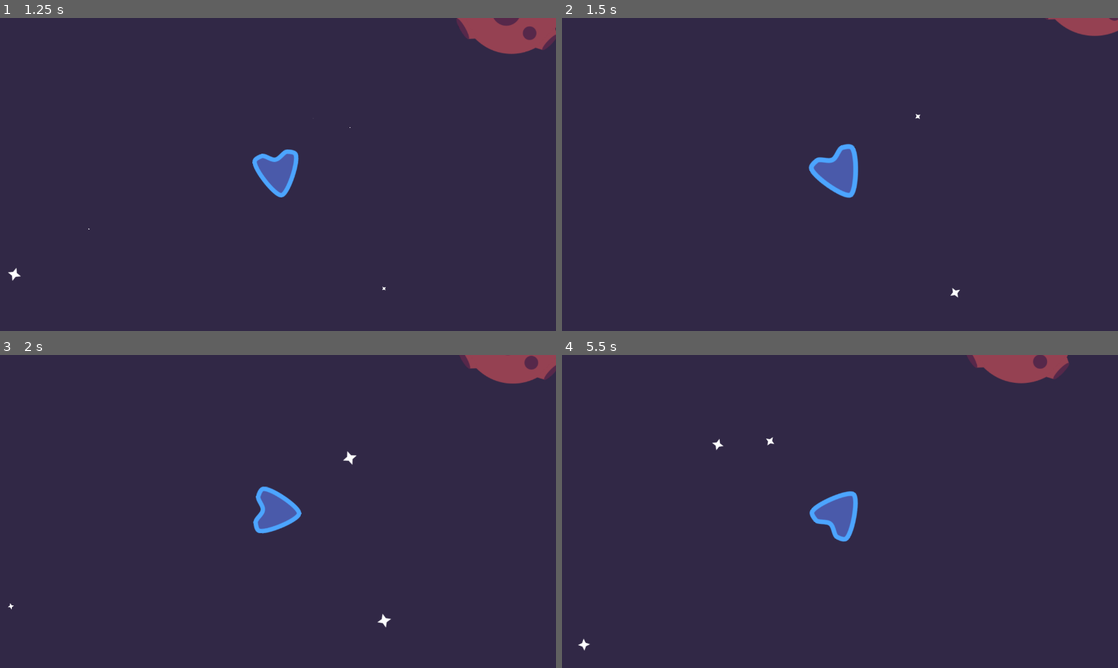
Above: before the commit, frames 1-4 (two rows, left to right).
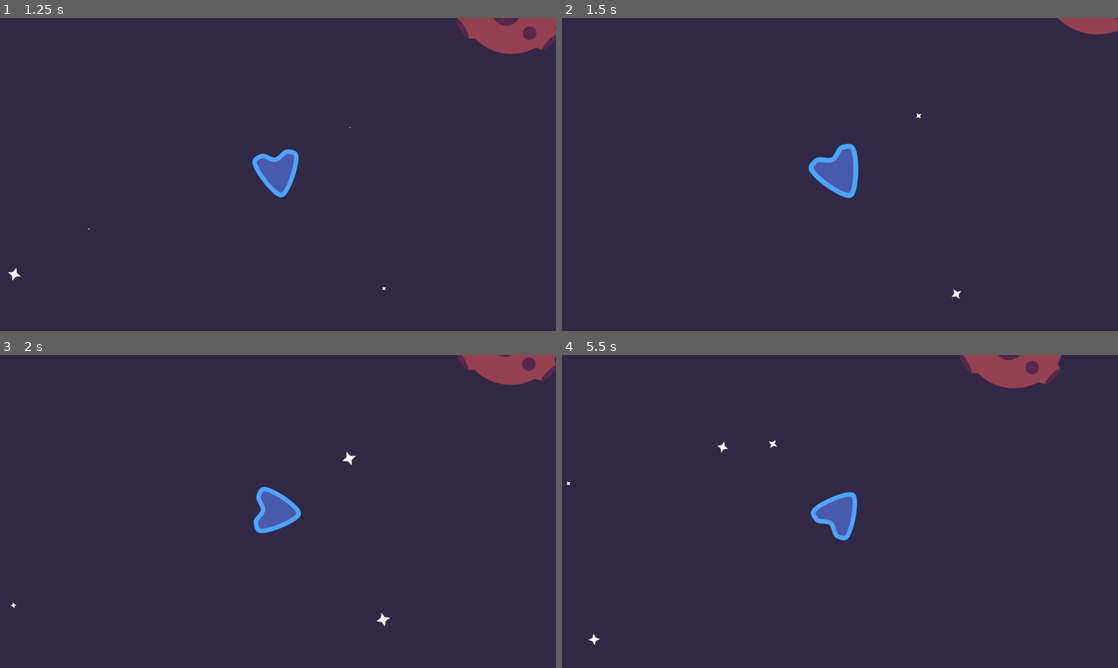
Above: after the commit, the same moments.

Repository: gdquest-demos/godot-mini-tuts-demos
Game: Godot game, scene res://ZoomingCameraDemo.tscn
Same seed, same stepped clock (60 frames per second), same inputs: the game is played once before the commit and once after it. Before the commit the project starts from res://Demo.tscn.
Inputs (mouse positions are in pixels of both pictures, inside the frame that each line leads up to):
- Up to frame 1 (1.25 s): tap Enter at 0.5 s; move the mouse to (400, 158) at 0.52 s; hold D (right) from 0.53 s (still down); hold Up (move) from 0.53 s (still down); click (400, 158) at 0.67 s; tap Mouse wheel up (zoom_in, bound only after the commit) at 0.8 s
- Up to frame 2 (1.5 s): move the mouse to (728, 190) at 1.27 s; release D (right) at 1.28 s; release Up (move) at 1.28 s; hold Left (left) from 1.28 s (still down); tap Mouse wheel up (zoom_in, bound only after the commit) at 1.35 s; click (728, 190) at 1.42 s
- Up to frame 3 (2 s): keep holding Left (left); tap Mouse wheel down (zoom_out, bound only after the commit) at 1.55 s
- Up to frame 4 (5.5 s): move the mouse to (895, 442) at 2.02 s; release Left (left) at 2.03 s; hold Mouse wheel down (zoom_out, bound only after the commit) 2.03-2.78 s; hold D (right) 2.03-3.53 s; click (895, 442) at 2.17 s; tap Up (move) at 2.3, 2.85, 4.55 s; move the mouse to (812, 574) at 2.77 s; click (812, 574) at 2.92 s; tap Mouse wheel up (zoom_in, bound only after the commit) at 3.05, 5.3 s; move the mouse to (1006, 558) at 3.52 s; hold Mouse wheel up (zoom_in, bound only after the commit) 3.53-4.28 s; hold Left (left) from 3.53 s (still down); click (1006, 558) at 3.67 s; tap Mouse wheel down (zoom_out, bound only after the commit) at 3.8, 4.35 s; move the mouse to (673, 464) at 4.27 s; click (673, 464) at 4.42 s; move the mouse to (867, 511) at 5.02 s; hold Up (move) from 5.03 s (still down); click (867, 511) at 5.17 s

Frame 1 is identical in both runs. In frame 2, 0.2% of the frame differs, in the area x 44-100%, y 0-90%; in frame 3, 0.3%; in frame 4, 1.1%, in the area x 0-92%, y 0-95%.

Commit message:
Refactor 2d/camera-zoom demo

Diff:
--- a/2d/camera-zoom/Actors/Player.gd
+++ b/2d/camera-zoom/Actors/Player.gd
@@ -2,59 +2,11 @@
 extends KinematicBody2D
 
 export var speed := 250
-export var rotation_speed := 2.0
-export var zoom_time := 0.2
-export var zoom_factor := 0.1
-export var min_zoom := 0.5
-export var max_zoom := 2.0
+export var angular_speed := 2.0
 
-onready var tween : Tween = $Camera2D/Tween
-onready var camera : Camera2D = $Camera2D
-
-enum {ZOOM_UP, ZOOM_DOWN}
-
-var rotation_direction := 1.0
-var velocity := Vector2.ZERO
 
 func _physics_process(delta):
-	rotation_direction = 0
-	velocity = Vector2.ZERO
-	if Input.is_action_pressed('right'):
-		rotation_direction += 1
-	if Input.is_action_pressed('left'):
-		rotation_direction -= 1
-	if Input.is_action_pressed('move'):
-		#Second option to move the player
-		velocity += transform.x * speed
-		#First option to move the player
-		"""velocity.x += cos(rotation)
-		velocity.y += sin(rotation)
-		print("cos(rotation) " + str(cos(rotation)))
-		print("sin(rotation) " + str(sin(rotation)))
-		print("velocity " + str(velocity))"""
-	rotation += rotation_direction * rotation_speed * delta
-	#First option to move the player
-	#velocity = move_and_slide(velocity.normalized() * speed)
-	#Second option to move the player
-	velocity = move_and_slide(velocity)
-
-func _unhandled_input(event):
-	if event is InputEventMouseButton:
-		if event.is_pressed():
-			if event.button_index == BUTTON_WHEEL_UP:
-				zoom(ZOOM_UP)
-			if event.button_index == BUTTON_WHEEL_DOWN:
-				zoom(ZOOM_DOWN)
-
-func zoom(zoom_type : int) -> void:
-	var new_zoom := Vector2.ZERO
-	if zoom_type == ZOOM_UP:
-		new_zoom = camera.zoom * (1-zoom_factor)
-	elif  zoom_type == ZOOM_DOWN:
-		new_zoom = camera.zoom * (1+zoom_factor)
-	new_zoom.x = clamp(new_zoom.x,min_zoom, max_zoom)
-	new_zoom.y = clamp(new_zoom.y,min_zoom, max_zoom)
-	tween.interpolate_property(camera, "zoom", camera.zoom,
-			new_zoom, zoom_time,
-			tween.TRANS_SINE, tween.EASE_OUT)
-	tween.start()
+	var direction := Input.get_action_strength('right') - Input.get_action_strength('left')
+	var velocity = Input.get_action_strength("move") * transform.x * speed
+	rotation += direction * angular_speed * delta
+	move_and_slide(velocity)
--- a/2d/camera-zoom/Actors/Player.tscn
+++ b/2d/camera-zoom/Actors/Player.tscn
@@ -1,7 +1,8 @@
-[gd_scene load_steps=4 format=2]
+[gd_scene load_steps=5 format=2]
 
 [ext_resource path="res://Actors/player.png" type="Texture" id=1]
 [ext_resource path="res://Actors/Player.gd" type="Script" id=2]
+[ext_resource path="res://Actors/ZoomingCamera2D.tscn" type="PackedScene" id=3]
 
 [sub_resource type="CircleShape2D" id=1]
 radius = 37.4959
@@ -16,7 +17,4 @@
 position = Vector2( -4.16084, -0.27739 )
 shape = SubResource( 1 )
 
-[node name="Camera2D" type="Camera2D" parent="."]
-current = true
-
-[node name="Tween" type="Tween" parent="Camera2D"]
+[node name="ZoomingCamera2D" parent="." instance=ExtResource( 3 )]
--- /dev/null
+++ b/2d/camera-zoom/Actors/ZoomingCamera2D.gd
@@ -0,0 +1,32 @@
+class_name ZoomingCamera2D
+extends Camera2D
+
+export var zoom_duration := 0.2
+export var zoom_factor := 0.1
+export var min_zoom := 0.5
+export var max_zoom := 2.0
+
+var _zoom_level := 1.0 setget _set_zoom_level
+
+onready var tween: Tween = $Tween
+
+
+func _unhandled_input(event):
+	if event.is_action_pressed("zoom_in"):
+		_set_zoom_level(_zoom_level - zoom_factor)
+	if event.is_action_pressed("zoom_out"):
+		_set_zoom_level(_zoom_level + zoom_factor)
+
+
+func _set_zoom_level(value: float) -> void:
+	_zoom_level = clamp(value, min_zoom, max_zoom)
+	tween.interpolate_property(
+		self,
+		"zoom",
+		zoom,
+		Vector2(_zoom_level, _zoom_level),
+		zoom_duration,
+		tween.TRANS_SINE,
+		tween.EASE_OUT
+	)
+	tween.start()
--- /dev/null
+++ b/2d/camera-zoom/Actors/ZoomingCamera2D.tscn
@@ -0,0 +1,9 @@
+[gd_scene load_steps=2 format=2]
+
+[ext_resource path="res://Actors/ZoomingCamera2D.gd" type="Script" id=1]
+
+[node name="ZoomingCamera2D" type="Camera2D"]
+current = true
+script = ExtResource( 1 )
+
+[node name="Tween" type="Tween" parent="."]
--- a/2d/camera-zoom/Demo.tscn
+++ b/2d/camera-zoom/ZoomingCameraDemo.tscn
@@ -4,7 +4,7 @@
 [ext_resource path="res://Actors/Obstacle.tscn" type="PackedScene" id=2]
 [ext_resource path="res://Level/StarField.tscn" type="PackedScene" id=3]
 
-[node name="Demo" type="Node2D"]
+[node name="ZoomingCameraDemo" type="Node2D"]
 
 [node name="StarField" parent="." instance=ExtResource( 3 )]
 
--- a/2d/camera-zoom/project.godot
+++ b/2d/camera-zoom/project.godot
@@ -13,15 +13,21 @@
 "class": "Player",
 "language": "GDScript",
 "path": "res://Actors/Player.gd"
+}, {
+"base": "Camera2D",
+"class": "ZoomingCamera2D",
+"language": "GDScript",
+"path": "res://Actors/ZoomingCamera2D.gd"
 } ]
 _global_script_class_icons={
-"Player": ""
+"Player": "",
+"ZoomingCamera2D": ""
 }
 
 [application]
 
 config/name="camera-zoom"
-run/main_scene="res://Demo.tscn"
+run/main_scene="res://ZoomingCameraDemo.tscn"
 config/icon="res://icon.png"
 
 [display]
@@ -53,6 +59,16 @@
 , Object(InputEventKey,"resource_local_to_scene":false,"resource_name":"","device":0,"alt":false,"shift":false,"control":false,"meta":false,"command":false,"pressed":false,"scancode":32,"unicode":0,"echo":false,"script":null)
  ]
 }
+zoom_in={
+"deadzone": 0.5,
+"events": [ Object(InputEventMouseButton,"resource_local_to_scene":false,"resource_name":"","device":0,"alt":false,"shift":false,"control":false,"meta":false,"command":false,"button_mask":0,"position":Vector2( 0, 0 ),"global_position":Vector2( 0, 0 ),"factor":1.0,"button_index":4,"pressed":false,"doubleclick":false,"script":null)
+ ]
+}
+zoom_out={
+"deadzone": 0.5,
+"events": [ Object(InputEventMouseButton,"resource_local_to_scene":false,"resource_name":"","device":0,"alt":false,"shift":false,"control":false,"meta":false,"command":false,"button_mask":0,"position":Vector2( 0, 0 ),"global_position":Vector2( 0, 0 ),"factor":1.0,"button_index":5,"pressed":false,"doubleclick":false,"script":null)
+ ]
+}
 
 [rendering]
 
